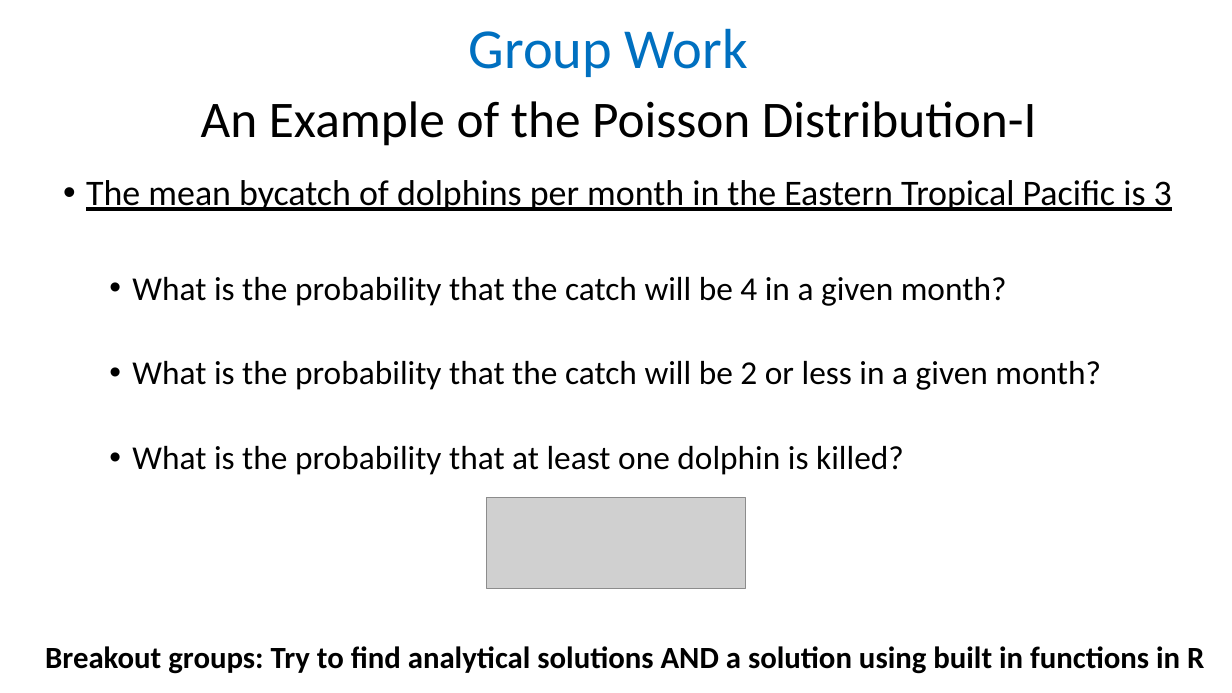
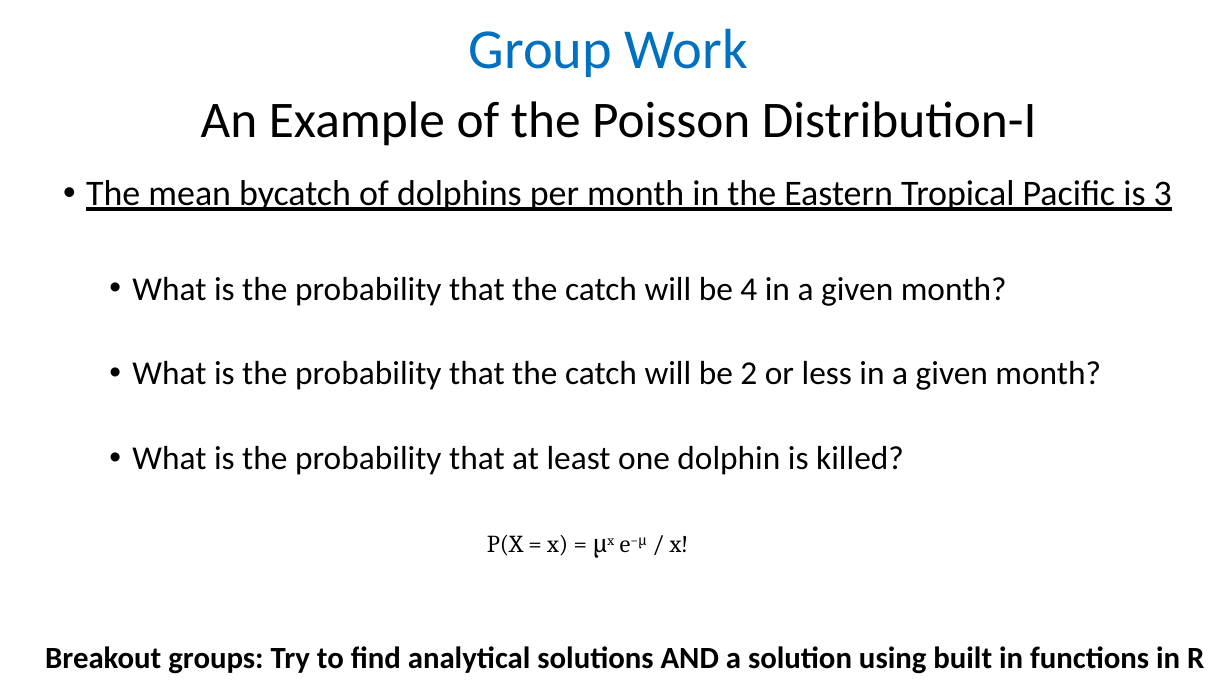
Before and after one commit to taaltree/FW536, a slide deck: slide 32 of Day1_Probability/FW536_Day1_Afternoon Distributions I_accessible.pptx. Drawn at 1232x693 pixels with LibreOffice and Linux fonts; fonts in the diff are those of the drawing; grey boxes stand for pictures. Boxes give left, top, right and bottom in pixels: in the first picture for what was removed or moved away, otherwise in the second. Text is boxed around its words. In the diff, an @@ line names an element or a change of style, - is before the commit and + after.

```diff
--- a/Day1_Probability/FW536_Day1_Afternoon Distributions I_accessible.pptx
+++ b/Day1_Probability/FW536_Day1_Afternoon Distributions I_accessible.pptx
@@ picture removed at bbox=[487, 497, 745, 589] @@
@@ text added at bbox=[487, 535, 689, 556], 19 pt, text #000000 @@
+P(X = x) = μx e−μ / x!
```
Also in this commit, not shown: 10 other slides changed.
